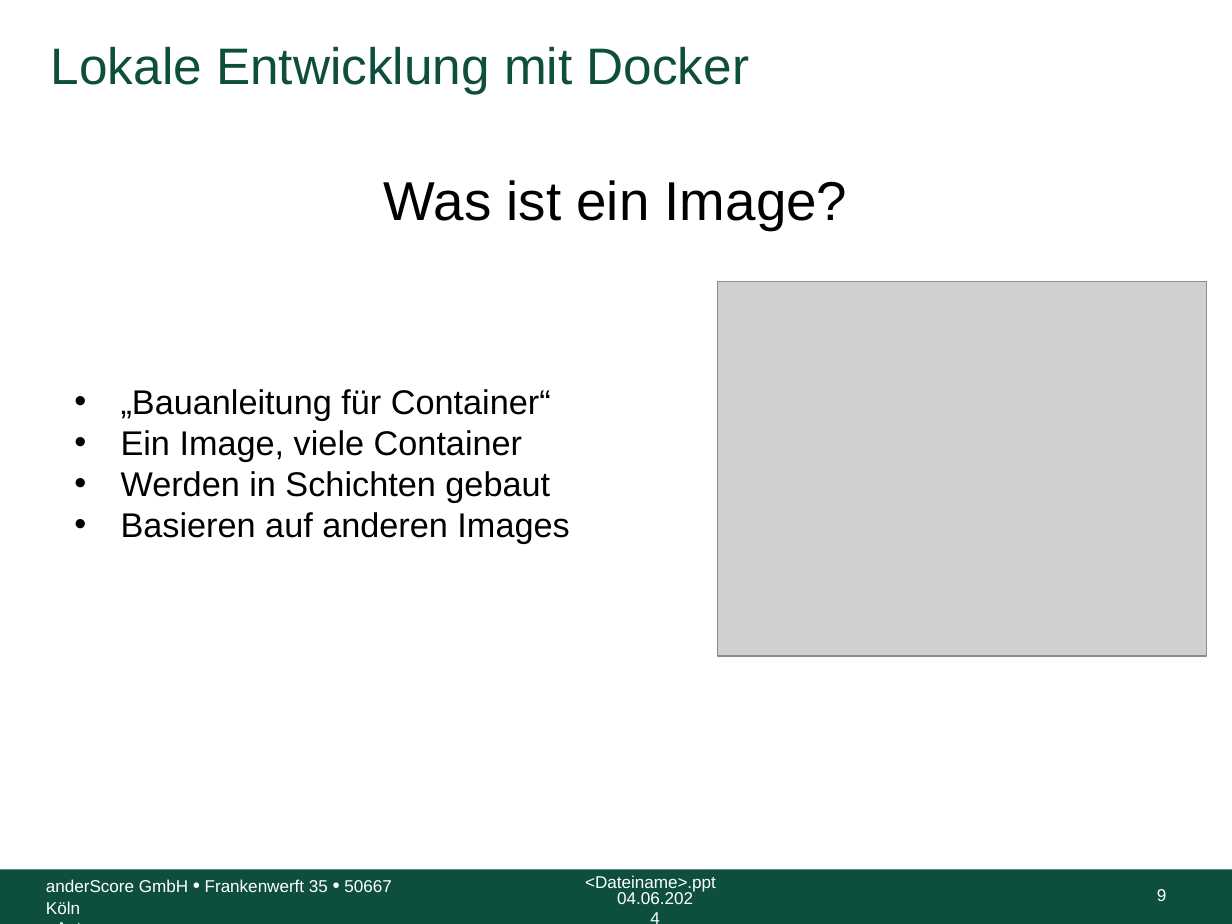
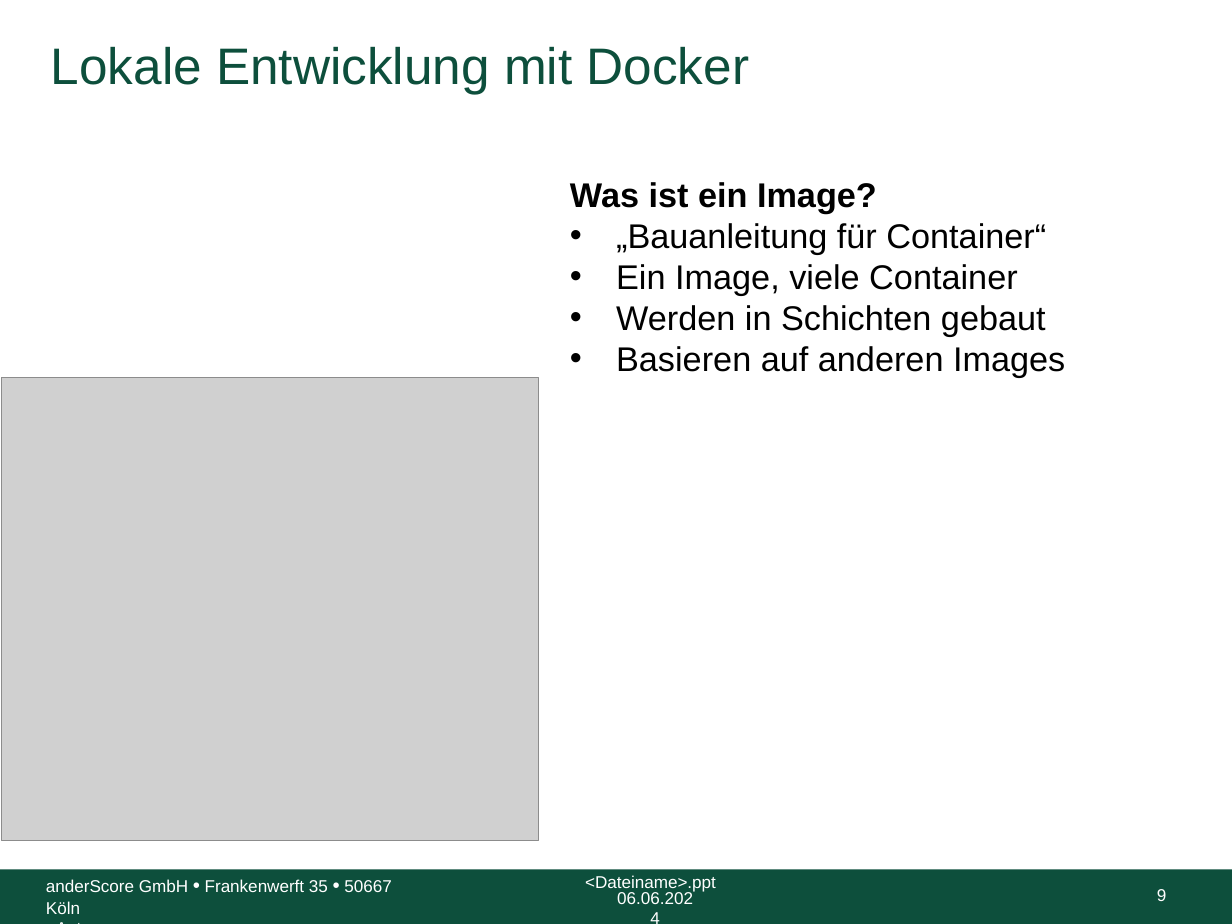
Before and after one commit to anderscore-gmbh/gitlab, a slide deck: slide 9 of slides/Tag-3_1-Docker.pptx. Drawn at 1232x924 pixels with LibreOffice and Linux fonts; fonts in the diff are those of the drawing; grey boxes stand for pictures; background and template pictures are left out. Boxes give left, top, right and bottom in pixels: in the first picture for what was removed or moved away, otherwise in the second. Text is boxed around its words. In the diff, an @@ line names an element or a change of style, - is before the commit and + after.

Commit message:
Formatanpassungen und Folien zu Dockerfile

```diff
--- a/slides/Tag-3_1-Docker.pptx
+++ b/slides/Tag-3_1-Docker.pptx
@@ text "Was ist ein Image?": place and size @@
-text "Was ist ein Image?" at [121, 389, 569, 543]
+text "Was ist ein Image?" at [570, 182, 1065, 377]
@@ text removed at [384, 180, 848, 230] @@
-Was ist ein Image?
@@ text at [570, 182, 877, 213]: paragraph added @@
+Was ist ein Image?
@@ picture removed at [717, 282, 1206, 657] @@
@@ picture added at [1, 378, 538, 841] @@
@@ text at [617, 892, 693, 904]: text changed @@
-04.06.2024
+06.06.2024
```
Also in this commit, not shown: 22 other slides changed, 9 slides added, 3 other files.
